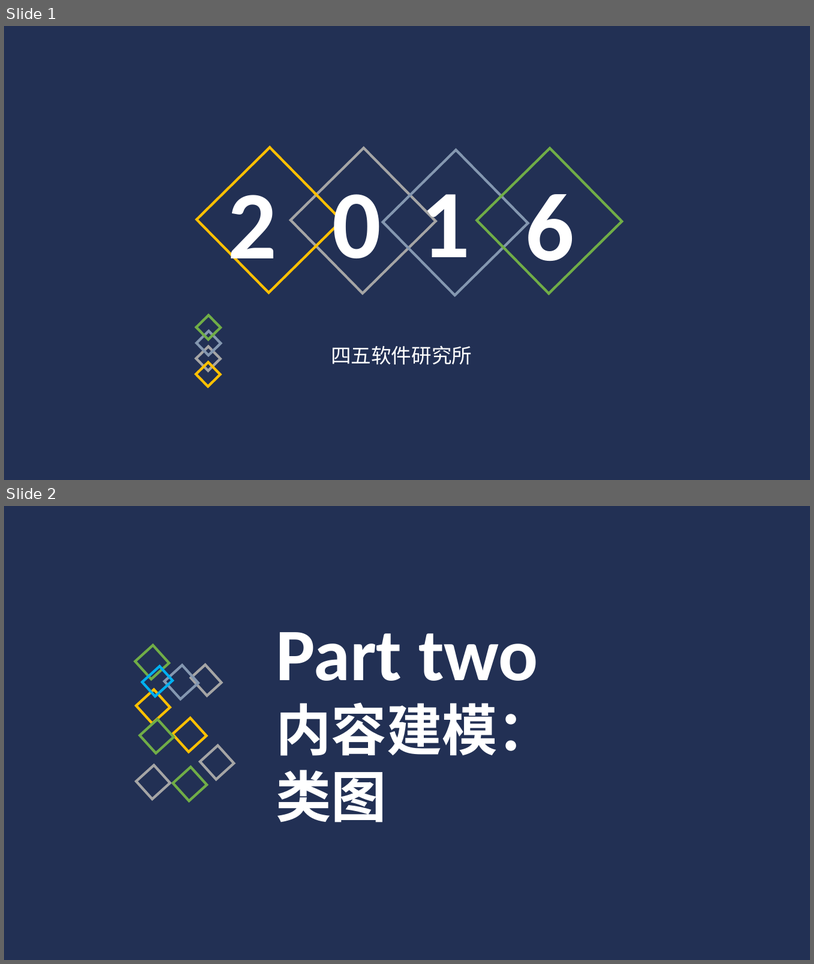
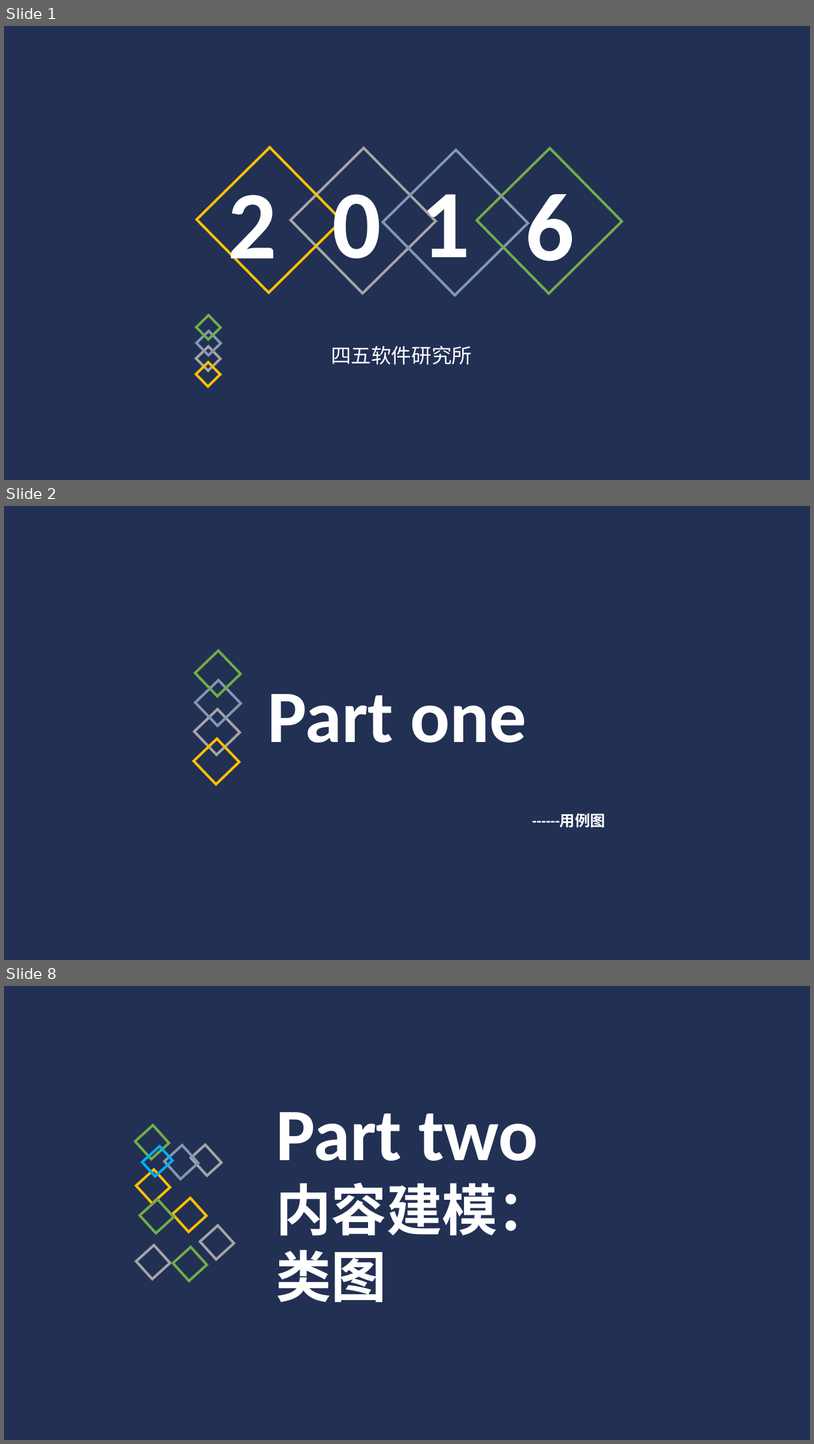
Before and after one commit to Glossy/WebEngineering, a slide deck: 应用建模.pptx. Shown one above the other, each under a label of ours: slides 1 and 2 before the commit, slides 1, 2 and 8 after it; the slides between them are not shown. The pictures are 814x964 and 814x1444 pixels, drawn with LibreOffice and Linux fonts; fonts in the diff are those of the drawing. Boxes give left, top, right and bottom in pixels: in the first picture for what was removed or moved away, otherwise in the second. Text is boxed around its words. In the diff, an @@ line names an element or a change of style, - is before the commit and + after.

Commit message:
应用建模修改
添加活动图、用例图、超文本访问模型

```diff
--- a/应用建模.pptx
+++ b/应用建模.pptx
@@ slide 2 added at bbox=[4, 506, 810, 960], background #FFFFFF; not listed: 2 template elements that a slide beside it also shows @@
@@ group added at bbox=[194, 651, 240, 784]: 4 rectangles @@
@@ text added at bbox=[267, 694, 527, 742], 88 pt, text #FFFFFF, bold @@
+Part one
@@ text added at bbox=[533, 813, 606, 828], 18 pt, text #FFFFFF, bold @@
+------用例图
@@ what was slide 2 is now slide 8 @@
```
Also in this commit, not shown: 5 other slides added, 3 other files.
